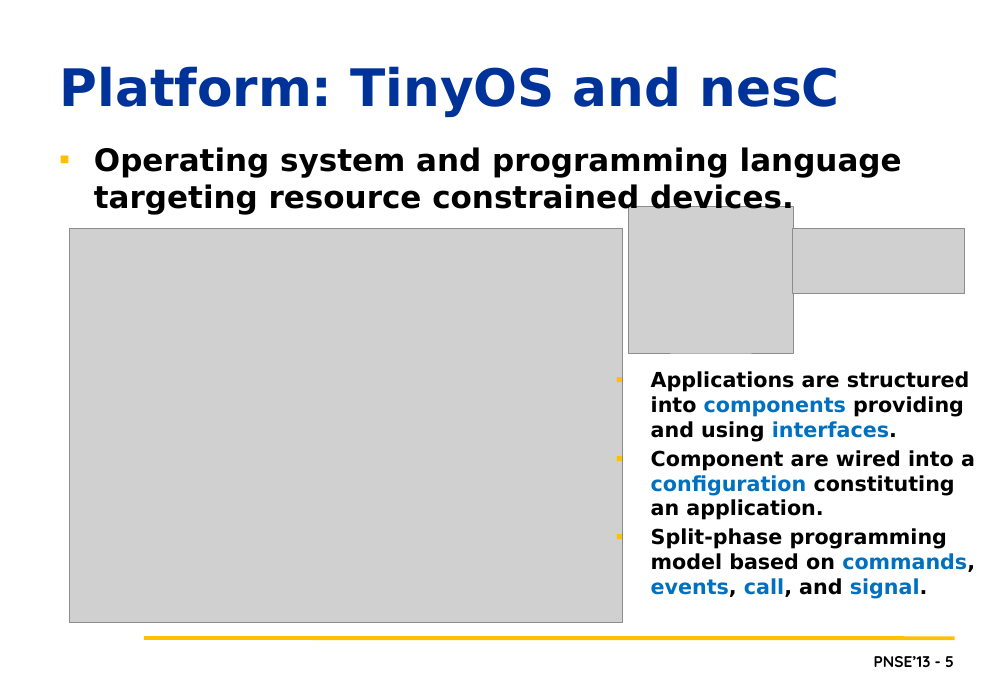
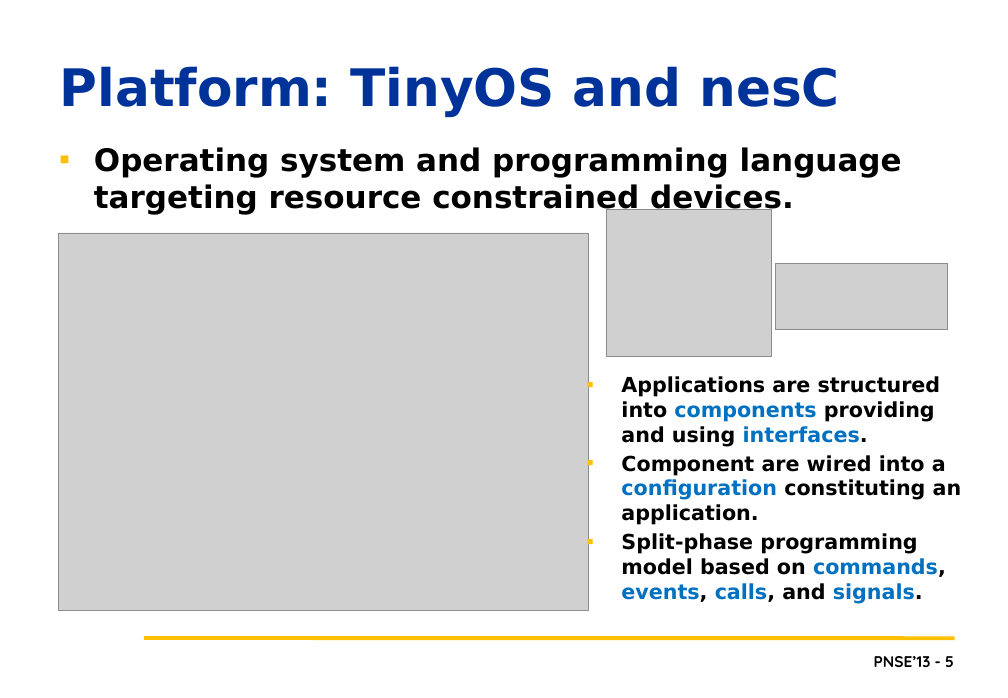
Before and after one commit to lmkr/pnse13roll, a slide deck: slide 5 of LMKPNSE2013.pptx. Drawn at 1008x698 pixels with LibreOffice and Linux fonts; fonts in the diff are those of the drawing; grey boxes stand for pictures; background and template pictures are left out. Boxes give left, top, right and bottom in pixels: in the first picture for what was removed or moved away, otherwise in the second. Text is boxed around its words. In the diff, an @@ line names an element or a change of style, - is before the commit and + after.

```diff
--- a/LMKPNSE2013.pptx
+++ b/LMKPNSE2013.pptx
@@ picture: place and size @@
-picture at (629,207,794,354)
+picture at (607,209,772,356)
@@ picture: place and size @@
-picture at (70,228,623,622)
+picture at (59,233,588,611)
@@ picture: place and size @@
-picture at (792,228,964,294)
+picture at (775,263,948,329)
@@ text "Applications are structured into components ...": place and size @@
-text "Applications are structured into components ..." at (651,371,975,599)
+text "Applications are structured into components ..." at (621,376,962,604)
@@ text at (621,533,946,604): text changed @@
-▪ Split-phase programming model based on commands, events, call, and signal.
+▪ Split-phase programming model based on commands, events, calls, and signals.
```
Also in this commit, not shown: 10 other slides changed, 2 slides added.
